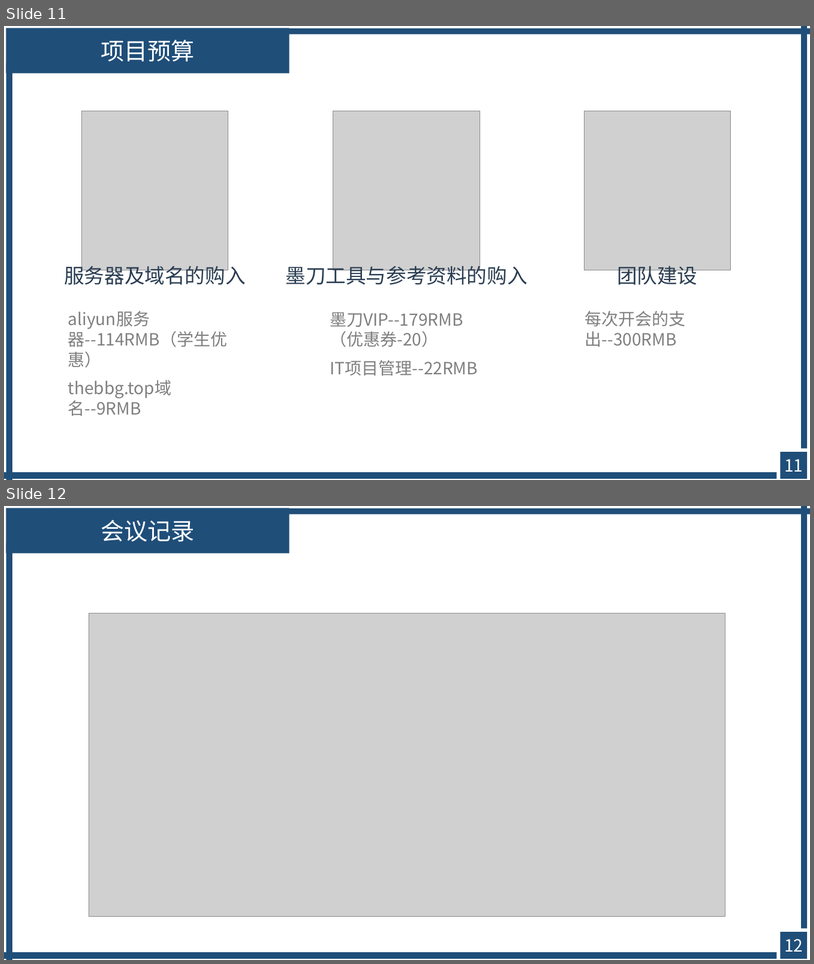
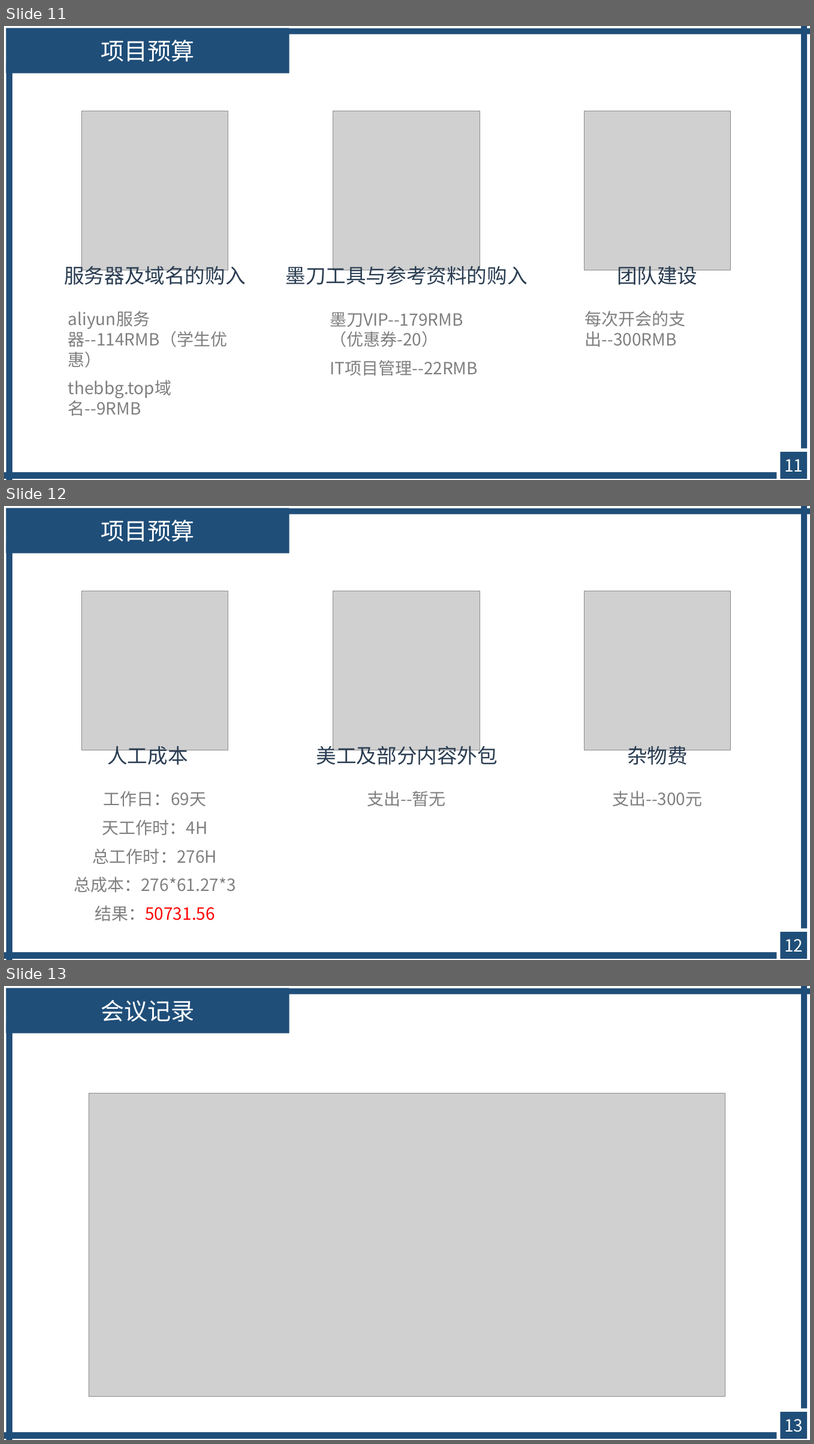
Before and after one commit to avgstuBoboge/SE2020-document, a slide deck: ppt/SE2020-G16-项目计划.ppt. Shown one above the other, each under a label of ours: slides 11 and 12 before the commit, slides 11, 12 and 13 after it. The pictures are 814x964 and 814x1444 pixels, drawn with LibreOffice and Linux fonts; fonts in the diff are those of the drawing; grey boxes stand for pictures. Boxes give left, top, right and bottom in pixels: in the first picture for what was removed or moved away, otherwise in the second. Text is boxed around its words. In the diff, an @@ line names an element or a change of style, - is before the commit and + after.

```diff
--- a/ppt/SE2020-G16-项目计划.ppt
+++ b/ppt/SE2020-G16-项目计划.ppt
@@ slide 12 added at box(4, 506, 810, 960), background #FFFFFF @@
@@ rectangle added at box(6, 508, 289, 553), fill #1F4E79, 28 pt, text #FFFFFF @@
+项目预算
@@ rectangle added at box(51, 508, 810, 514), fill #1F4E79 @@
@@ rectangle added at box(801, 506, 807, 928), fill #1F4E79 @@
@@ rectangle added at box(6, 543, 12, 959), fill #1F4E79 @@
@@ picture added at box(81, 591, 228, 750) @@
@@ picture added at box(333, 591, 480, 750) @@
@@ picture added at box(584, 591, 731, 750) @@
@@ text added at box(107, 745, 188, 765), 24 pt, text #2A3D52 @@
+人工成本
@@ text added at box(317, 742, 498, 765), 24 pt, text #2A3D52 @@
+美工及部分内容外包
@@ text added at box(627, 746, 688, 768), 24 pt, text #2A3D52 @@
+杂物费
@@ text added at box(74, 791, 236, 921), 20 pt, text #7F7F7F @@
+工作日：69天
+天工作时：4H
+总工作时：276H
+总成本：276*61.27*3
+结果：50731.56
@@ text added at box(367, 790, 446, 806), 20 pt, text #7F7F7F @@
+支出--暂无
@@ text added at box(612, 790, 702, 806), 20 pt, text #7F7F7F @@
+支出--300元
@@ rectangle added at box(780, 931, 807, 958), fill #1F4E79 @@
@@ rectangle added at box(4, 952, 777, 958), fill #1F4E79 @@
@@ page number added at box(785, 939, 803, 951), 20 pt, text #FFFFFF @@
+12
@@ what was slide 12 is now slide 13 @@
@@ page number at box(785, 1419, 803, 1432): text changed @@
-12
+13
```
Also in this commit, not shown: 4 slides changed.
